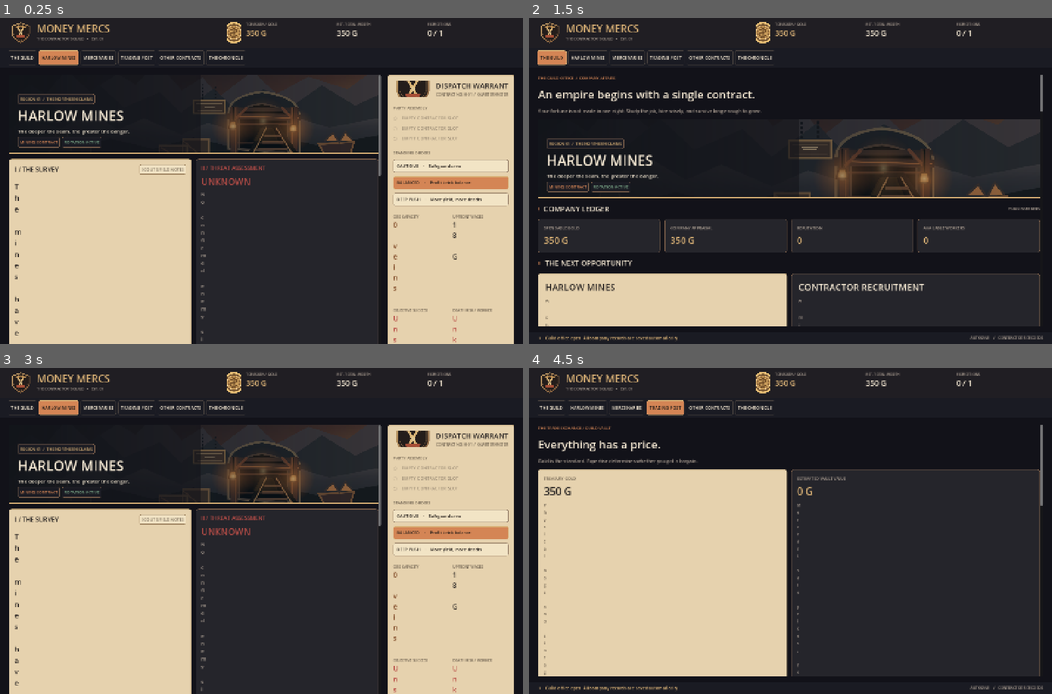
Above: before the commit, frames 1-4 (two rows, left to right).
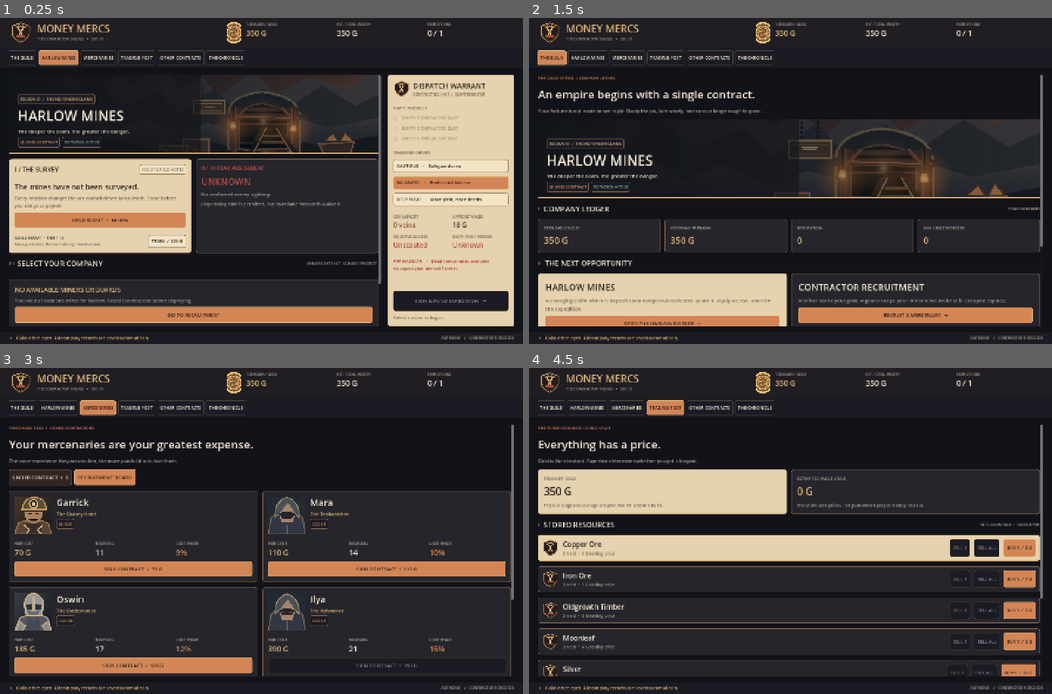
Above: after the commit, the same moments.

Repository: wiings3/Hellfare
Game: Godot game, scene res://scenes/main.tscn
Same seed, same stepped clock (60 frames per second), same inputs: the game is played once before the commit and once after it.
Inputs (mouse positions are in pixels of both pictures, inside the frame that each line leads up to):
- Up to frame 1 (0.25 s): no input
- Up to frame 2 (1.5 s): click (722, 314) at 0.5 s, where only the run after the commit has a clickable "GO TO RECRUITMENT"; click "THE GUILD" at 1.25 s
- Up to frame 3 (3 s): click "HARLOW MINES" at 2 s; click (193, 664) at 2.75 s, where only the run after the commit has a clickable "GO TO RECRUITMENT"
- Up to frame 4 (4.5 s): click "MERCENARIES" at 3.5 s; click "TRADING POST" at 4.25 s

The runs differ from the first frame. In frame 1, 18% of the frame differs, in the area x 1-99%, y 19-100%; in frame 2, 4.4%; in frame 3, 52%, in the area x 1-99%, y 9-100%; in frame 4, 27%.

Commit message:
Prevent narrow text wrapping and constrain decorative crest proportions

Diff:
--- a/scripts/ledger_ui.gd
+++ b/scripts/ledger_ui.gd
@@ -119,7 +119,7 @@
 	node.add_theme_font_size_override("font_size", size)
 	node.add_theme_color_override("font_color", ink)
 	node.autowrap_mode = TextServer.AUTOWRAP_WORD_SMART if wrap_text else TextServer.AUTOWRAP_OFF
-	node.size_flags_horizontal = Control.SIZE_SHRINK_BEGIN
+	node.size_flags_horizontal = Control.SIZE_EXPAND_FILL if wrap_text else Control.SIZE_SHRINK_BEGIN
 	return node
 
 func _grow(node: Control) -> void:
@@ -194,7 +194,11 @@
 	tx.stretch_mode = TextureRect.STRETCH_KEEP_ASPECT_COVERED
 	tx.expand_mode = TextureRect.EXPAND_IGNORE_SIZE
 	tx.custom_minimum_size.y = height
-	tx.size_flags_horizontal = Control.SIZE_EXPAND_FILL
+	if height <= 100:
+		tx.custom_minimum_size.x = height
+		tx.size_flags_horizontal = Control.SIZE_SHRINK_BEGIN
+	else:
+		tx.size_flags_horizontal = Control.SIZE_EXPAND_FILL
 	return tx
 
 func _clear(node: Node) -> void:
